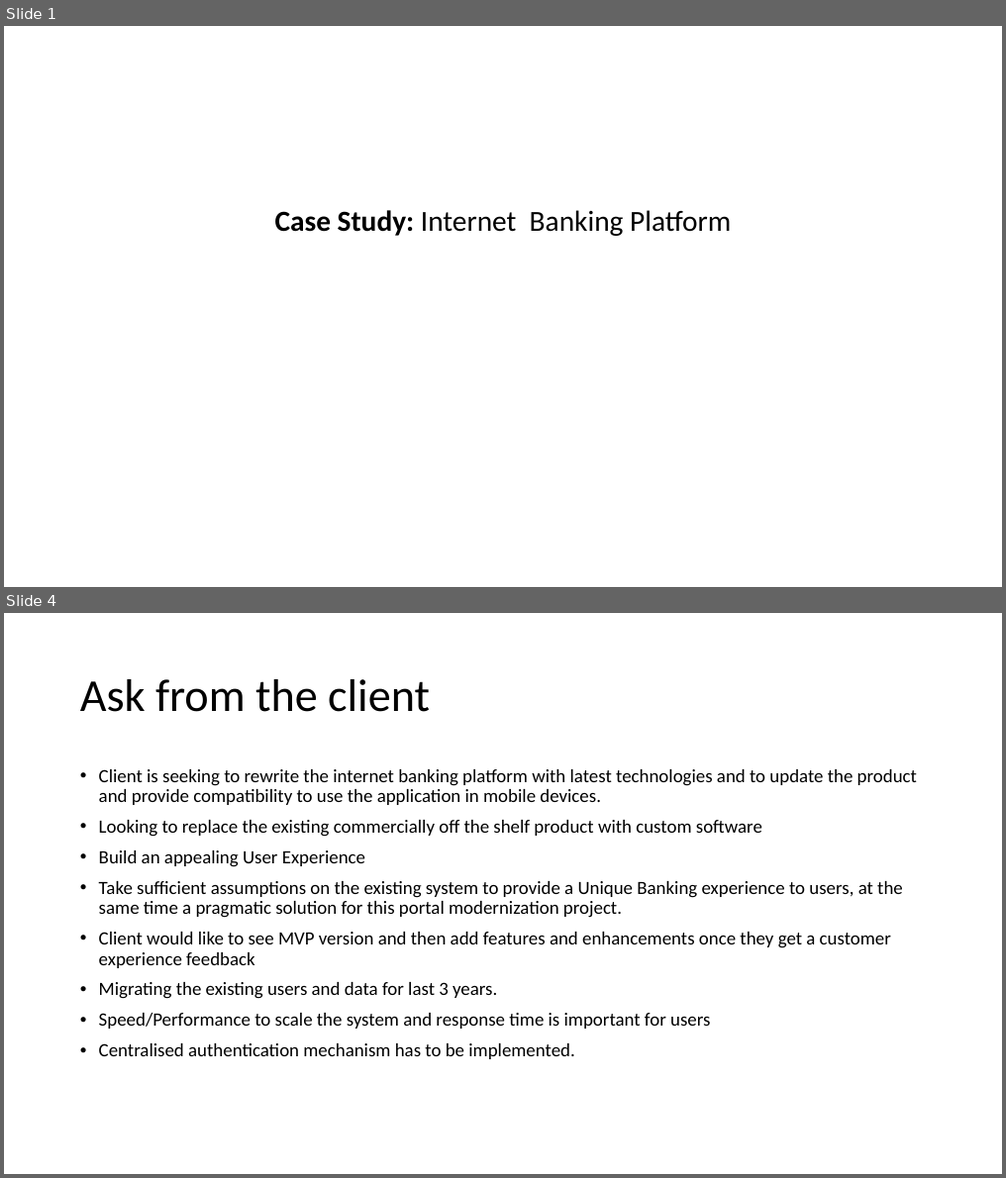
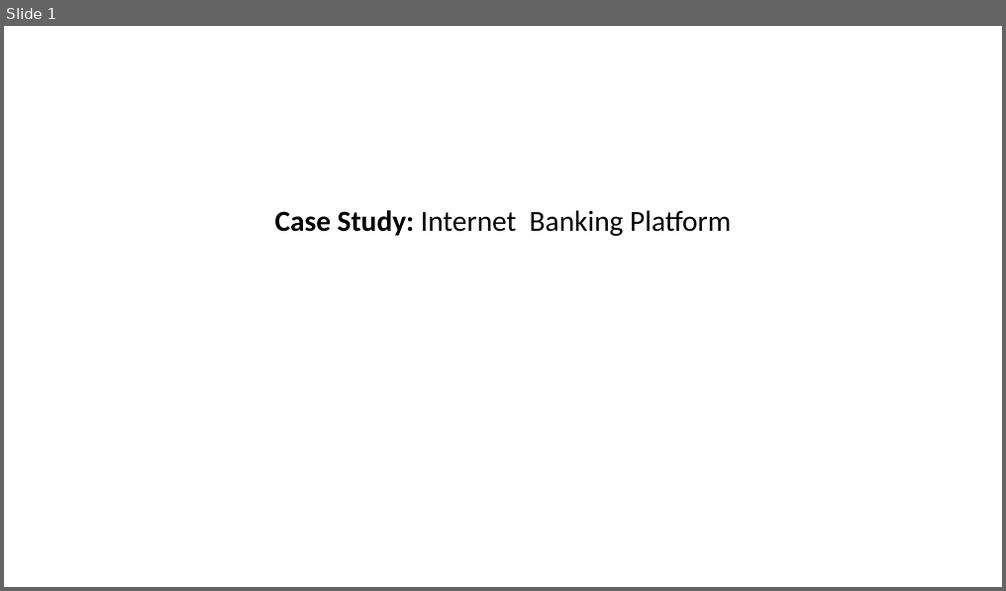
Before and after one commit to itsmeneeraj/alpha, a slide deck: Study - Note.pptx. Shown one above the other, each under a label of ours: slides 1 and 4 before the commit, slide 1 after it; the slides between them are not shown. The pictures are 1006x1178 and 1006x591 pixels, drawn with LibreOffice and Linux fonts; fonts in the diff are those of the drawing. Boxes give left, top, right and bottom in pixels: in the first picture for what was removed or moved away, otherwise in the second. Text is boxed around its words. In the diff, an @@ line names an element or a change of style, - is before the commit and + after.

```diff
--- a/Study - Note.pptx
+++ b/Study - Note.pptx
@@ slide 4 removed at (x1=4, y1=613, x2=1002, y2=1174), background #FFFFFF @@
@@ title removed at (x1=80, y1=679, x2=430, y2=712) @@
-Ask from the client
@@ text removed at (x1=99, y1=769, x2=917, y2=1059) @@
-• Client is seeking to rewrite the internet banking platform with latest technologies and to update the product and provide compatibility to use the application in mobile devices.
-• Looking to replace the existing commercially off the shelf product with custom software
-• Build an appealing User Experience
-• Take sufficient assumptions on the existing system to provide a Unique Banking experience to users, at the same time a pragmatic solution for this portal modernization project.
-• Client would like to see MVP version and then add features and enhancements once they get a customer experience feedback
-• Migrating the existing users and data for last 3 years.
-• Speed/Performance to scale the system and response time is important for users
-• Centralised authentication mechanism has to be implemented.
```
Also in this commit, not shown: 6 slides changed, 1 slide added, 4 other slides removed.
